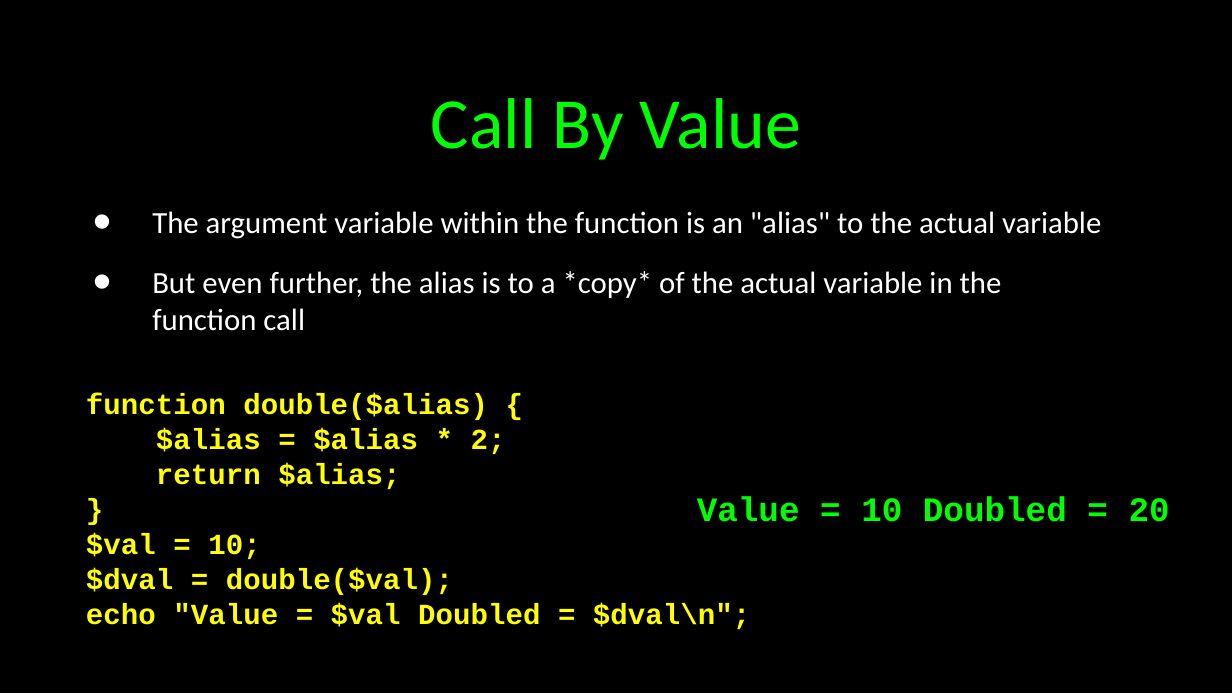
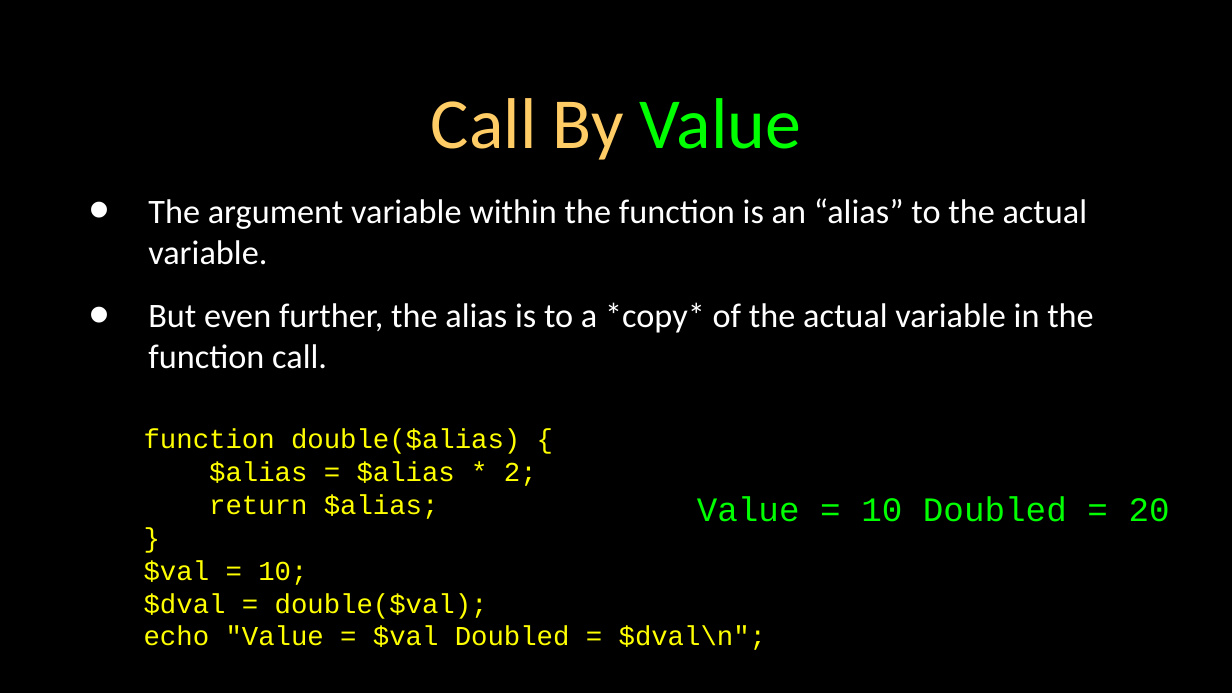
Before and after one commit to csev/wa4e, a slide deck: slide 12 of lectures/PHP-03-Functions.ppt. Drawn at 1232x693 pixels with LibreOffice and Linux fonts; fonts in the diff are those of the drawing. Boxes give left, top, right and bottom in pixels: in the first picture for what was removed or moved away, otherwise in the second. Text is boxed around its words. In the diff, an @@ line names an element or a change of style, - is before the commit and + after.

```diff
--- a/lectures/PHP-03-Functions.ppt
+++ b/lectures/PHP-03-Functions.ppt
@@ title "Call By Value" at bbox=[431, 98, 801, 160]: text colour #00FF00 to #FFCC66 in "Call By" @@
@@ text at bbox=[148, 198, 1094, 369]: text changed; size 18 to 20 pt @@
-• The argument variable within the function is an "alias" to the actual variable
-• But even further, the alias is to a *copy* of the actual variable in the function call
+• The argument variable within the function is an “alias” to the actual variable.
+• But even further, the alias is to a *copy* of the actual variable in the function call.
@@ text "function double($alias) {": place and size @@
-text "function double($alias) {" at bbox=[86, 393, 750, 629]
+text "function double($alias) {" at bbox=[144, 429, 766, 650]
@@ text "function double($alias) {" at bbox=[144, 429, 766, 650]: size 17 to 16 pt, bold off @@
@@ text "Value = 10 Doubled = ..." at bbox=[697, 496, 1170, 522]: bold off @@
```
Also in this commit, not shown: 26 other slides changed, 3 other files.
